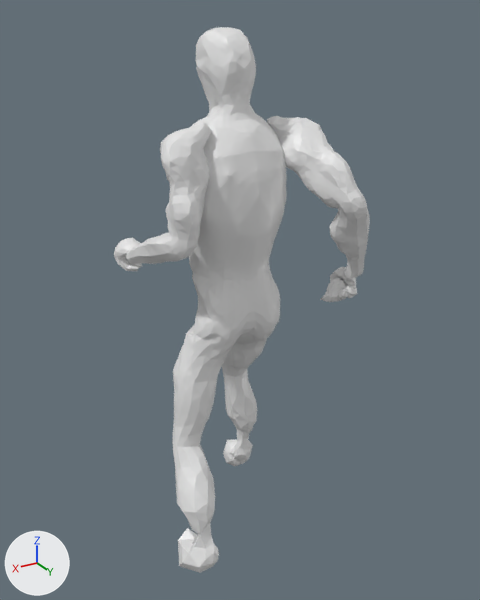
Before and after pictures for a commit that changed the glTF model src/assets/Man/Base1.glb.
Before and after are seen from a camera (50 mm lens) standing at (4.34, 7.5, 7.51) and looking at (-0.17, -0.02, 3.75). Arrows for +X, +Y and +Z are at lower left; the lights stay in place. Both versions are drawn at frame 15 of the action '02-Walking'; the numbers are the values there.
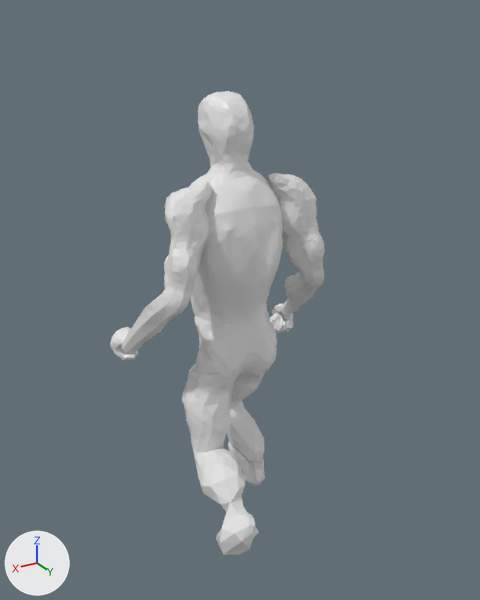
What differs and where, as boxes (x1, y1, x2, y2) in the pictures (480 x 600 px):
'Cube.001', posed (16% narrower, 15% shorter): before (114, 27, 370, 573); after (110, 91, 325, 555)
bone 'DEF-spine', root to tip: before (239, 334) to (233, 287); after (238, 372) to (233, 328)
bone 'torso', root to tip: before (236, 311) to (274, 337); after (236, 350) to (271, 377)
bone 'DEF-thigh.L', root to tip: before (205, 318) to (195, 383); after (206, 357) to (207, 405)
bone 'DEF-shin.L', root to tip: before (186, 445) to (195, 497); after (208, 451) to (221, 483)
bone 'DEF-foot.L', root to tip: before (204, 551) to (194, 554); after (236, 519) to (234, 537)
bone 'DEF-thigh.R', root to tip: before (258, 305) to (245, 338); after (257, 343) to (241, 371)
bone 'DEF-shin.R', root to tip: before (233, 366) to (240, 405); after (227, 397) to (244, 436)
bone 'DEF-foot.R', root to tip: before (246, 442) to (240, 448); after (261, 473) to (249, 459)
bone 'DEF-upper_arm.L', root to tip: before (169, 149) to (176, 194); after (173, 205) to (175, 248)
bone 'DEF-forearm.L', root to tip: before (182, 238) to (156, 249); after (177, 291) to (152, 321)
bone 'DEF-upper_arm.R', root to tip: before (293, 136) to (319, 167); after (288, 188) to (299, 229)
bone 'DEF-forearm.R', root to tip: before (347, 200) to (352, 238); after (309, 268) to (300, 289)

The change in detail:
Bone 'DEF-spine' (bone_def_spine) moves from (0.0, 0.04, 0.02) to (0.16, -0.65, -0.45).
Bone 'torso' (bone_torso) moves from (0.0, 0.01, 0.04) to (-0.16, -0.27, -0.74).
Bone 'DEF-thigh.L' (bone_def_thigh_l) turns from (8, 1, 0) to (1, 3, 8) degrees about its own x, y and z.
Bone 'DEF-thigh.L' (bone_def_thigh_l) is rescaled from (0.95, 1.11, 0.95) to (1.09, 0.84, 1.09).
Bone 'DEF-shin.L' (bone_def_shin_l) turns from (-15, 6, 33) to (-6, -11, 65) degrees about its own x, y and z.
Bone 'DEF-shin.L' (bone_def_shin_l) is rescaled from (1.01, 0.96, 1.05) to (1.21, 0.85, 1.0).
Bone 'DEF-foot.L' (bone_def_foot_l) turns from (-5, 14, -5) to (9, 10, 15) degrees about its own x, y and z.
Bone 'DEF-foot.L' (bone_def_foot_l) is rescaled from (1.0, 1.0, 0.99) to (0.93, 0.95, 1.14).
Bone 'DEF-thigh.R' (bone_def_thigh_r) turns from (3, 0, 35) to (-8, 11, 30) degrees about its own x, y and z.
Bone 'DEF-thigh.R' (bone_def_thigh_r) is rescaled from (1.02, 0.97, 1.02) to (1.12, 0.79, 1.12).
Bone 'DEF-shin.R' (bone_def_shin_r) turns from (-4, -3, -29) to (7, 5, -41) degrees about its own x, y and z.
Bone 'DEF-shin.R' (bone_def_shin_r) is rescaled from (0.95, 1.12, 0.94) to (1.1, 1.02, 0.96).
Bone 'DEF-foot.R' (bone_def_foot_r) turns from (41, -2, -4) to (-17, -3, -2) degrees about its own x, y and z.
Bone 'DEF-foot.R' (bone_def_foot_r) is rescaled from (1.04, 0.97, 0.99) to (0.96, 0.96, 1.08).
Bone 'DEF-upper_arm.L' (bone_def_upper_arm_l) turns from (-8, -1, -15) to (-9, -1, -6) degrees about its own x, y and z.
Bone 'DEF-upper_arm.L' (bone_def_upper_arm_l) is rescaled from (1.02, 0.97, 1.02) to (1.0, 0.99, 1.0).
Bone 'DEF-forearm.L' (bone_def_forearm_l) turns from (62, 5, -2) to (38, 1, -1) degrees about its own x, y and z.
Bone 'DEF-forearm.L' (bone_def_forearm_l) is rescaled from (1.0, 0.96, 1.05) to (1.01, 0.98, 1.02).
Bone 'DEF-upper_arm.R' (bone_def_upper_arm_r) turns from (-42, -2, -3) to (1, 0, 7) degrees about its own x, y and z.
Bone 'DEF-upper_arm.R' (bone_def_upper_arm_r) is rescaled from (0.96, 1.08, 0.96) to (0.95, 1.1, 0.95).
Bone 'DEF-forearm.R' (bone_def_forearm_r) turns from (53, 0, 2) to (34, -2, 2) degrees about its own x, y and z.
Bone 'DEF-forearm.R' (bone_def_forearm_r) is rescaled from (1.09, 0.94, 0.98) to (1.09, 0.93, 0.99).
